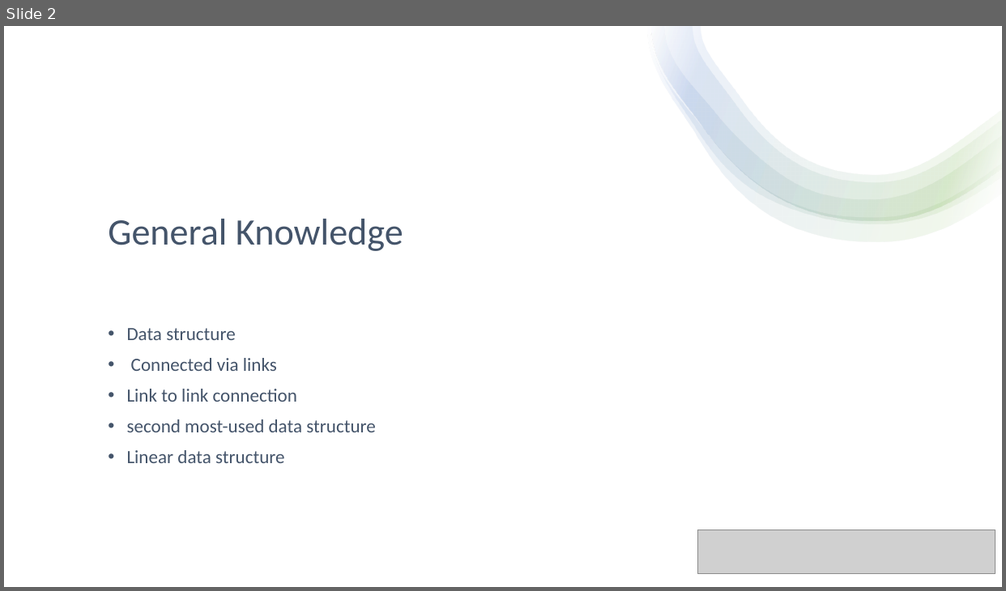
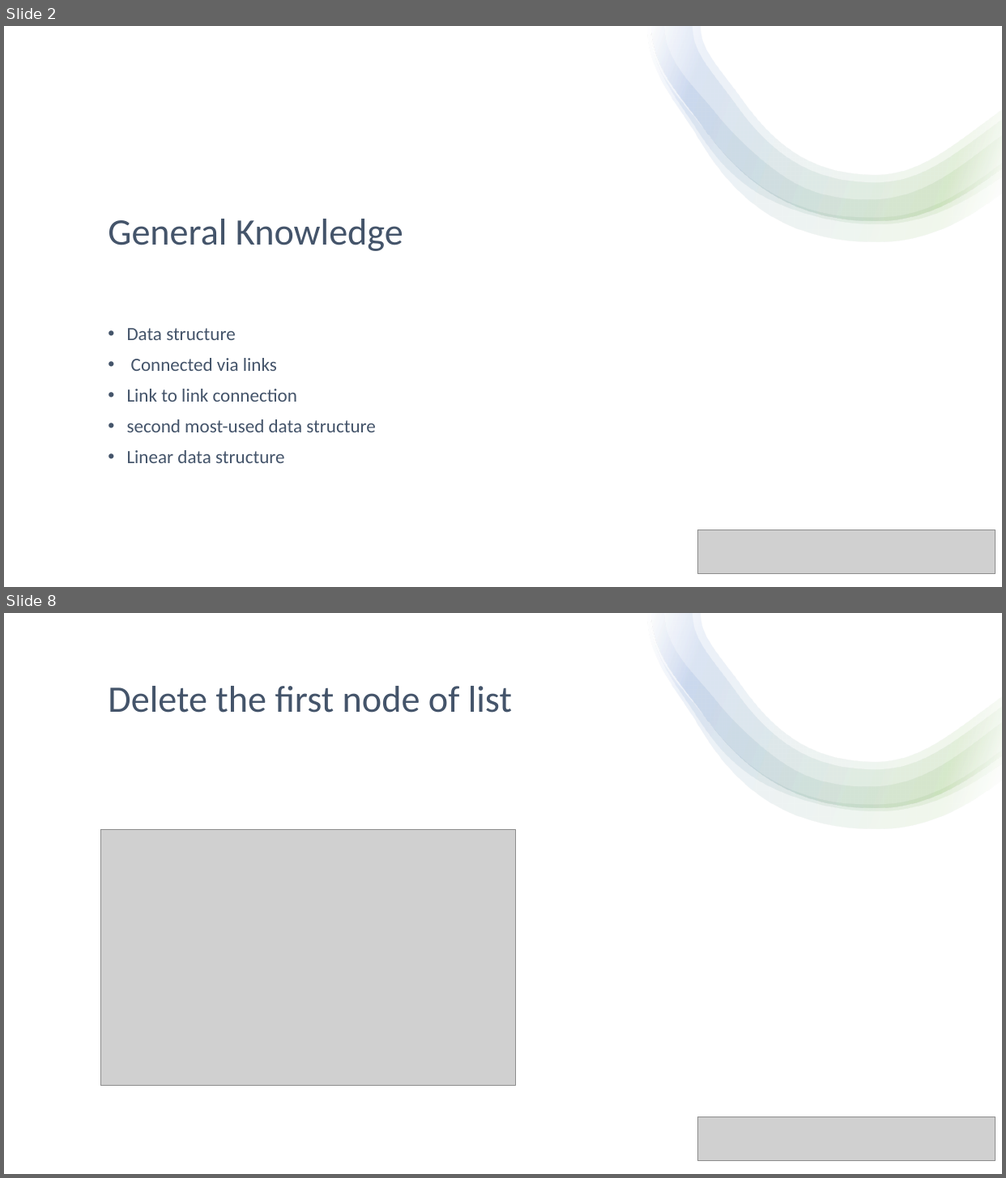
Before and after one commit to niklastrinkl/DornFussenegger-Trinkl-LinkedList-2022, a slide deck: Präsentation.pptx. Shown one above the other, each under a label of ours: slide 2 before the commit, slides 2 and 8 after it; the slides between them are not shown. The pictures are 1006x591 and 1006x1178 pixels, drawn with LibreOffice and Linux fonts; fonts in the diff are those of the drawing; grey boxes stand for pictures. Boxes give left, top, right and bottom in pixels: in the first picture for what was removed or moved away, otherwise in the second. Text is boxed around its words. In the diff, an @@ line names an element or a change of style, - is before the commit and + after.

```diff
--- a/Präsentation.pptx
+++ b/Präsentation.pptx
@@ slide 8 added at bbox=[4, 613, 1002, 1174], background #FFFFFF @@
@@ rectangle added at bbox=[4, 613, 1002, 1174], fill #FFFFFF @@
@@ group added at bbox=[648, 613, 1002, 829]: 4 freeform shapes @@
@@ title added at bbox=[108, 686, 512, 713], 36 pt, text #44546A @@
+Delete the first node of list
@@ picture added at bbox=[100, 829, 516, 1085] @@
@@ picture added at bbox=[698, 1117, 995, 1161] @@
```
Also in this commit, not shown: 1 slide changed, 9 other slides added, 8 slides removed.
